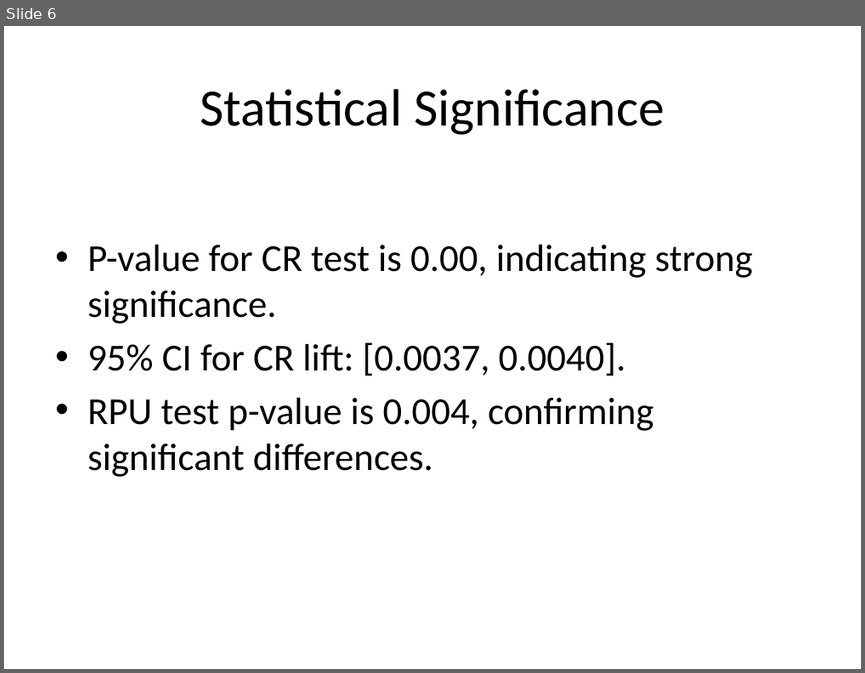
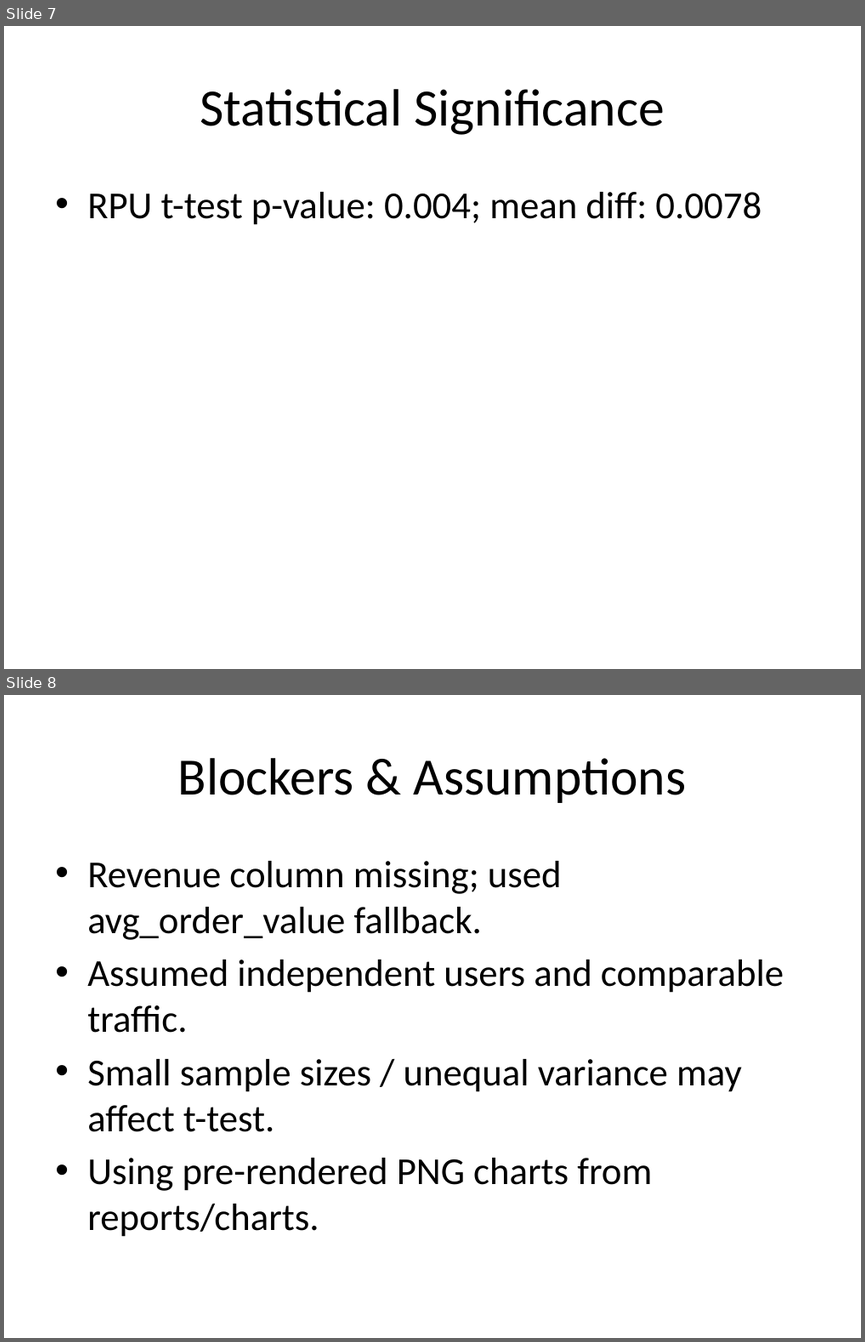
Before and after one commit to cathelenegeorge/CampAIgn-Analytics, a slide deck: reports/final_report.pptx. Shown one above the other, each under a label of ours: slide 6 before the commit, slides 7 and 8 after it. The pictures are 865x673 and 865x1342 pixels, drawn with LibreOffice and Linux fonts; fonts in the diff are those of the drawing. Boxes give left, top, right and bottom in pixels: in the first picture for what was removed or moved away, otherwise in the second. Text is boxed around its words. In the diff, an @@ line names an element or a change of style, - is before the commit and + after.

```diff
--- a/reports/final_report.pptx
+++ b/reports/final_report.pptx
@@ slide 8 added at (4, 695, 861, 1338), background #FFFFFF @@
@@ title added at (178, 758, 687, 803), 44 pt, text #000000 @@
+Blockers & Assumptions
@@ text added at (87, 861, 783, 1236), 32 pt, text #000000 @@
+• Revenue column missing; used avg_order_value fallback.
+• Assumed independent users and comparable traffic.
+• Small sample sizes / unequal variance may affect t-test.
+• Using pre-rendered PNG charts from reports/charts.
@@ what was slide 6 is now slide 7 @@
@@ slide 7 changed as well @@
@@ text at (87, 192, 761, 225): text changed @@
-• P-value for CR test is 0.00, indicating strong significance.
-• 95% CI for CR lift: [0.0037, 0.0040].
-• RPU test p-value is 0.004, confirming significant differences.
+• RPU t-test p-value: 0.004; mean diff: 0.0078
```
Also in this commit, not shown: 7 other slides changed, 12 other slides added, 4 slides removed, 27 other files.
